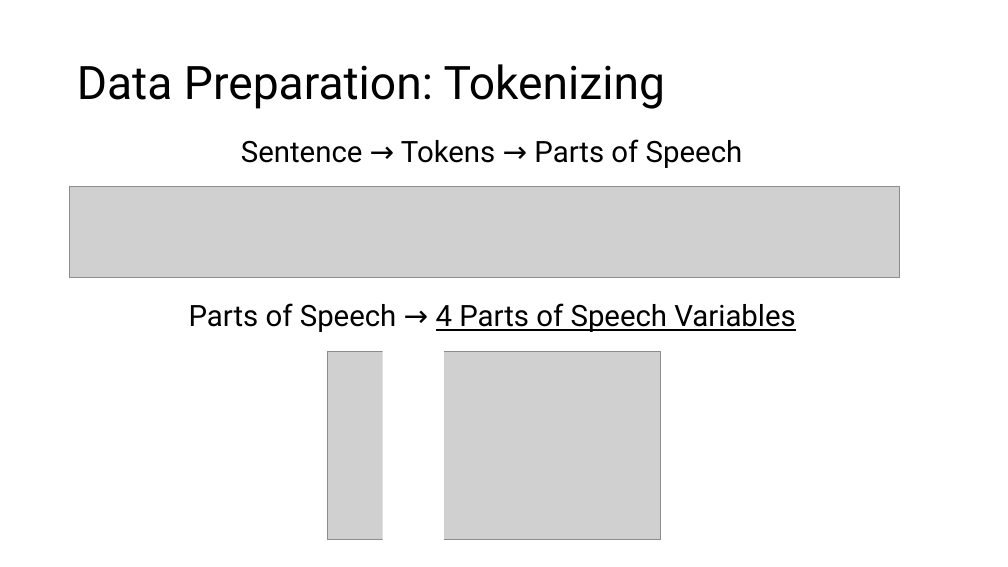
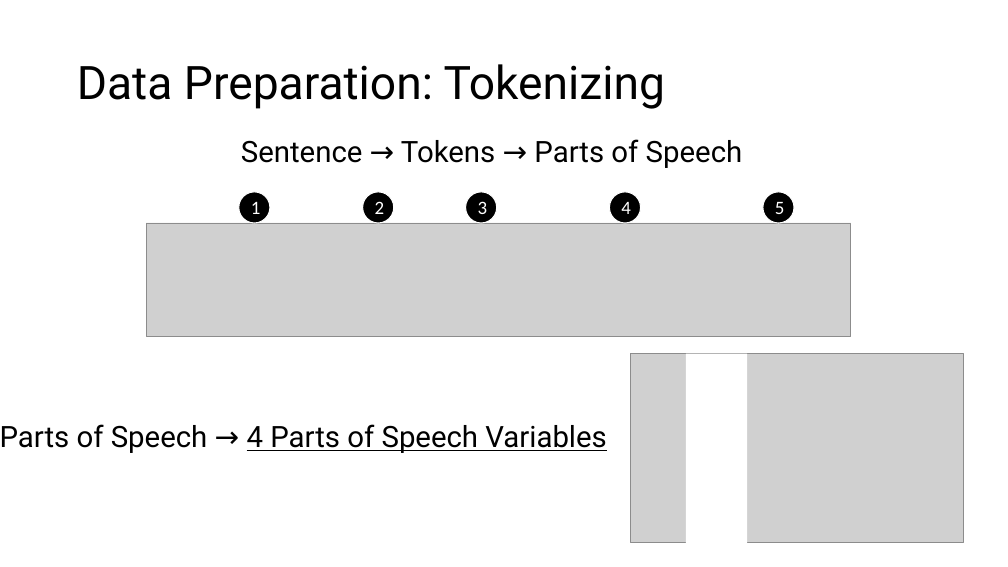
Before and after one commit to chrisgian/Capstone2-NLP-Hotel-Reviews, a slide deck: slide 8 of NLP 2 - Hotel Reviews Deliverable.pptx (slide 10 before the commit). Drawn at 1008x567 pixels with LibreOffice and Linux fonts; fonts in the diff are those of the drawing; grey boxes stand for pictures. Boxes give left, top, right and bottom in pixels: in the first picture for what was removed or moved away, otherwise in the second. Text is boxed around its words. In the diff, an @@ line names an element or a change of style, - is before the commit and + after.

```diff
--- a/NLP 2 - Hotel Reviews Deliverable.pptx
+++ b/NLP 2 - Hotel Reviews Deliverable.pptx
@@ ellipse added at [239,192,270,223], fill #000000, outline #FFFFFF 1 pt, 18 pt, text #FFFFFF @@
+1
@@ ellipse added at [363,192,394,223], fill #000000, outline #FFFFFF 1 pt, 18 pt, text #FFFFFF @@
+2
@@ ellipse added at [466,192,497,223], fill #000000, outline #FFFFFF 1 pt, 18 pt, text #FFFFFF @@
+3
@@ ellipse added at [609,192,640,223], fill #000000, outline #FFFFFF 1 pt, 18 pt, text #FFFFFF @@
+4
@@ ellipse added at [763,192,794,223], fill #000000, outline #FFFFFF 1 pt, 18 pt, text #FFFFFF @@
+5
@@ picture: place and size @@
-picture at [70,187,900,278]
+picture at [146,223,851,337]
@@ picture: place and size @@
-picture at [327,351,660,539]
+picture at [631,354,963,542]
@@ rectangle: place and size @@
-rectangle at [383,351,444,547]
+rectangle at [686,354,747,550]
@@ text "Parts of Speech → 4 ...": place and size @@
-text "Parts of Speech → 4 ..." at [189,303,795,332]
+text "Parts of Speech → 4 ..." at [0,424,606,453]
```
Also in this commit, not shown: 10 other slides changed, 5 slides added, 9 slides removed, 1 other file.
